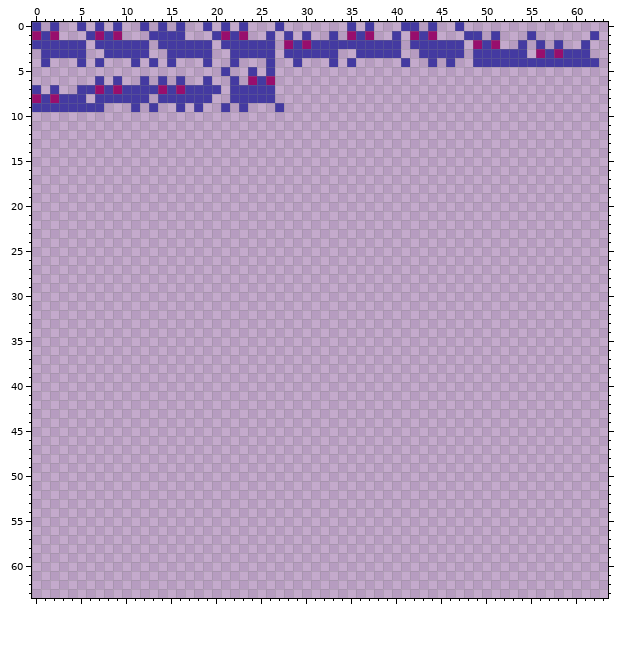
Pixel-art sprite: asset/sprites.png. The picture above was drawn from the file before the commit.
The file is 64x64 pixels.
New version:
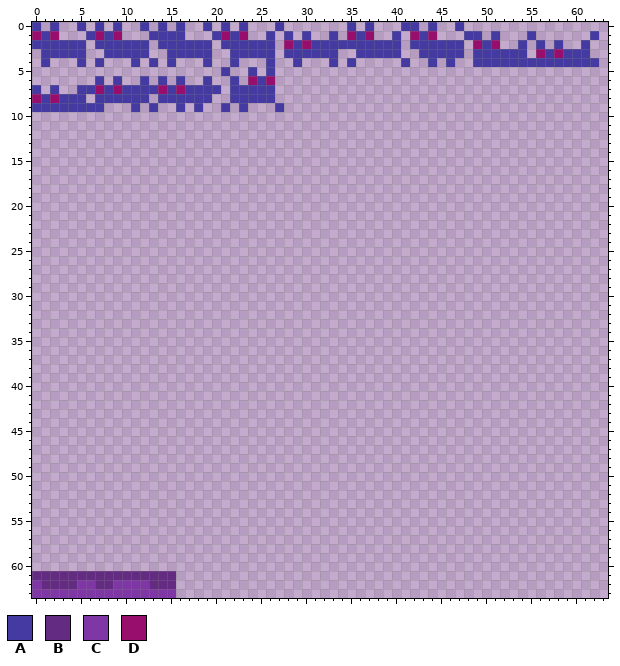
Palette (. is transparent): A #443aa1  B #642b82  C #7f37a5  D #980e6d
Diff:
{"y":61,"x":0,"old":"................","new":"BBBBBBBBBBBBBBBB"}
{"y":62,"x":0,"old":"................","new":"CBBBBCCBBCCCCBBB"}
{"y":63,"x":0,"old":"................","new":"CCCCCCCCCCCCCCCC"}
